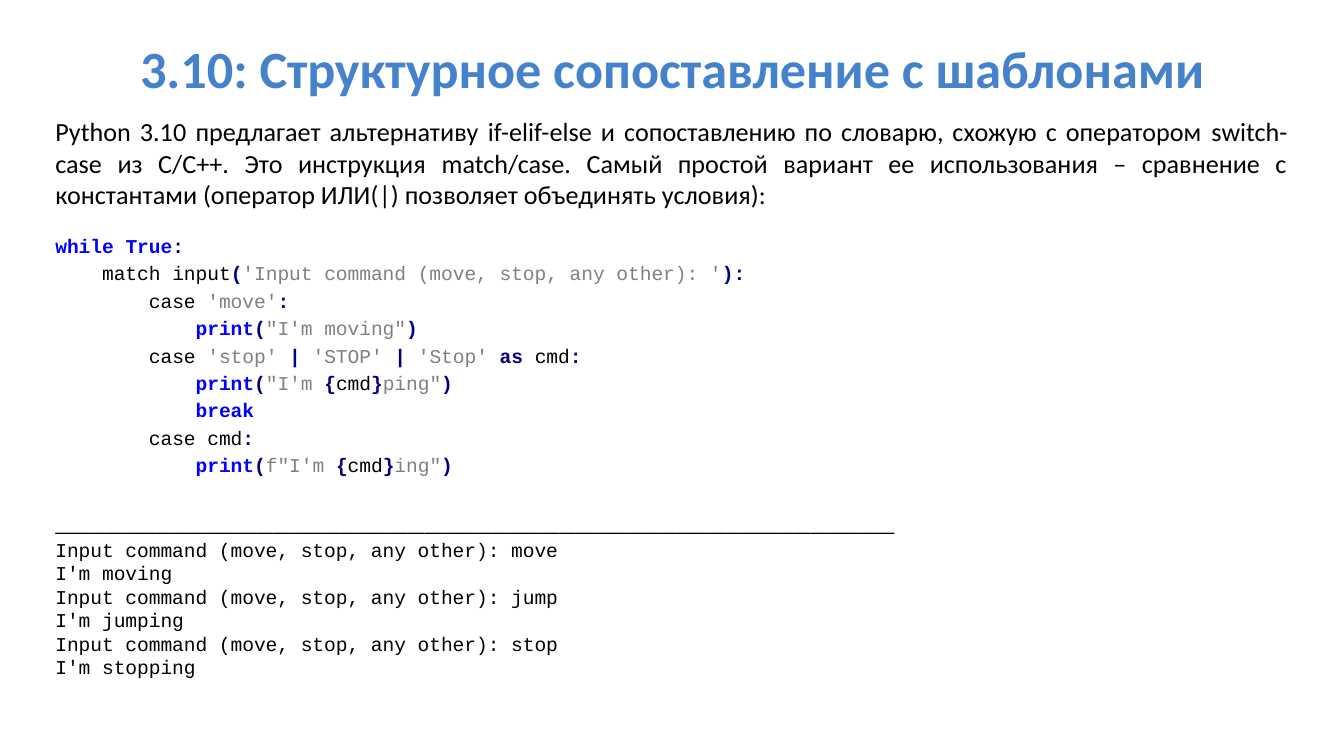
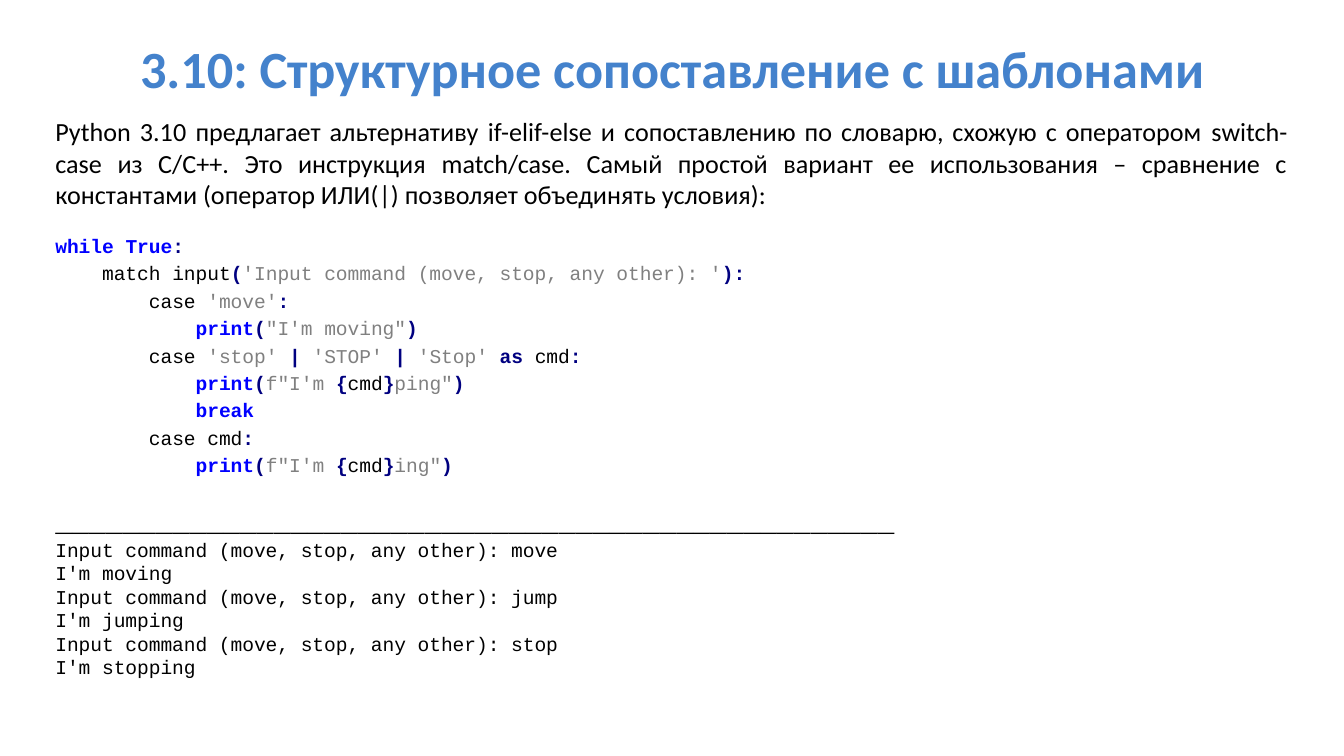
Before and after one commit to IlyaOrlov/PythonCourseKupno, a slide deck: slide 15 of Lectures/py_lec_8.pptx. Drawn at 1344x756 pixels with LibreOffice and Linux fonts; fonts in the diff are those of the drawing. Boxes give left, top, right and bottom in pixels: in the first picture for what was removed or moved away, otherwise in the second. Text is boxed around its words. In the diff, an @@ line names an element or a change of style, - is before the commit and + after.

```diff
--- a/Lectures/py_lec_8.pptx
+++ b/Lectures/py_lec_8.pptx
@@ text at (196, 376, 465, 394): text changed @@
-print("I'm {cmd}ping")
+print(f"I'm {cmd}ping")
```
Also in this commit, not shown: 27 other files.
